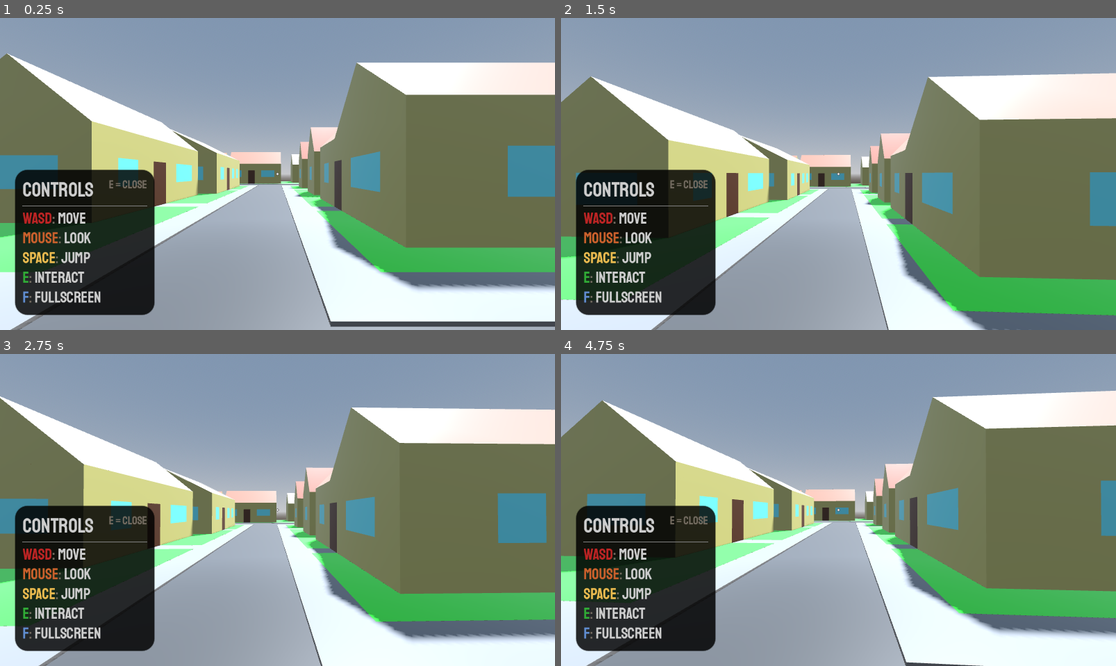
Above: before the commit, frames 1-4 (two rows, left to right).
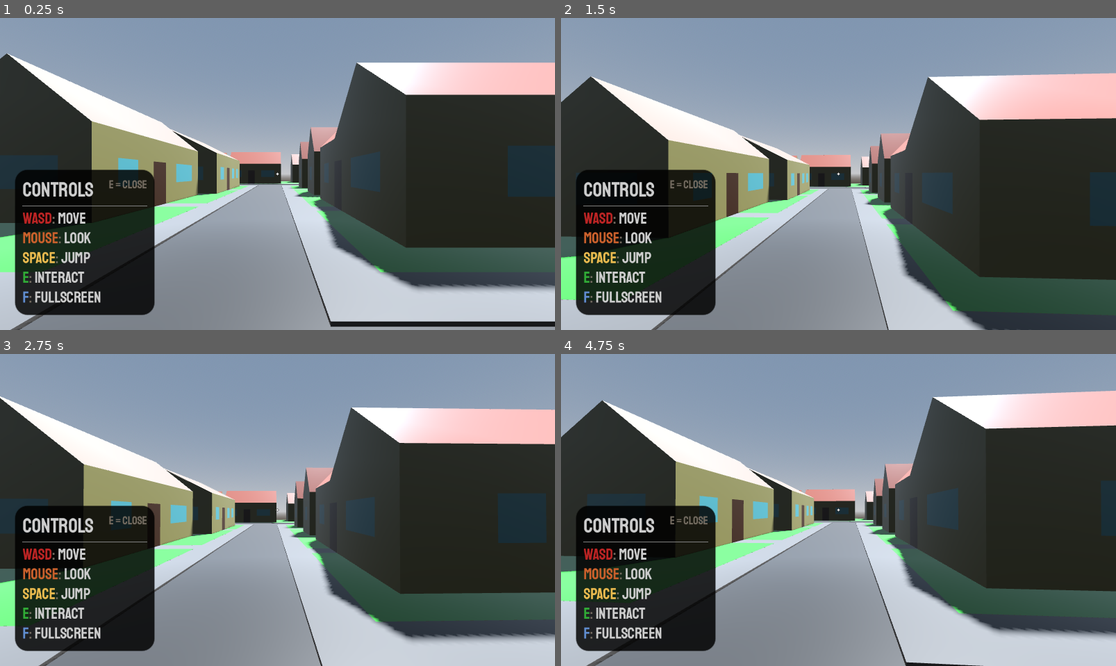
Above: after the commit, the same moments.

Repository: DrOtter3000/theconvention
Game: Godot game, scene res://Environment/level.tscn
The game is run twice, just before and just after one commit, with the same random seed, the same clock (stepped at 60 frames per second) and the same inputs.
Inputs (mouse positions are in pixels of both pictures, inside the frame that each line leads up to):
- Up to frame 1 (0.25 s): no input
- Up to frame 2 (1.5 s): tap Enter (ui_accept) at 0.5 s; move the mouse to (866, 174) at 0.52 s; hold Enter (ui_accept) 0.53-1.28 s; hold Up (ui_up) from 0.53 s (still down); tap Space (jump) at 0.77, 0.8, 1.07, 1.35 s; move the mouse to (810, 174) at 1.27 s
- Up to frame 3 (2.75 s): keep holding Up (ui_up); tap Space (jump) at 1.52, 1.82, 2.3 s; tap Enter (ui_accept) at 1.55 s; move the mouse to (288, 503) at 2.02 s; press the mouse at (288, 503) at 2.03 s
- Up to frame 4 (4.75 s): keep holding Up (ui_up); move the mouse to (832, 516) at 2.77 s; release the mouse at (832, 516) at 2.78 s; tap Enter (ui_accept) at 2.85, 4.55 s; tap Space (jump) at 3.02, 3.32, 3.77, 3.8, 4.07, 4.35, 4.52 s; move the mouse to (877, 513) at 3.52 s; hold Enter (ui_accept) 3.53-4.28 s; move the mouse to (794, 506) at 4.27 s

The runs differ from the first frame. In frame 1, 50% of the frame differs, in the area x 0-100%, y 11-100%; in frame 2, 48%; in frame 3, 49%; in frame 4, 50%.

Commit message:
add villager

Diff:
--- a/Environment/level.tscn
+++ b/Environment/level.tscn
@@ -13,6 +13,7 @@
 [sub_resource type="Environment" id="Environment_l1sbo"]
 background_mode = 2
 sky = SubResource("Sky_cqqgn")
+ambient_light_sky_contribution = 0.1
 tonemap_mode = 2
 
 [node name="Level" type="Node3D"]
--- /dev/null
+++ b/NPC/villager.gd
@@ -0,0 +1,28 @@
+extends CharacterBody3D
+
+
+const SPEED = 5.0
+const JUMP_VELOCITY = 4.5
+
+
+func _physics_process(delta: float) -> void:
+	# Add the gravity.
+	if not is_on_floor():
+		velocity += get_gravity() * delta
+
+	# Handle jump.
+	if Input.is_action_just_pressed("ui_accept") and is_on_floor():
+		velocity.y = JUMP_VELOCITY
+
+	# Get the input direction and handle the movement/deceleration.
+	# As good practice, you should replace UI actions with custom gameplay actions.
+	var input_dir := Input.get_vector("ui_left", "ui_right", "ui_up", "ui_down")
+	var direction := (transform.basis * Vector3(input_dir.x, 0, input_dir.y)).normalized()
+	if direction:
+		velocity.x = direction.x * SPEED
+		velocity.z = direction.z * SPEED
+	else:
+		velocity.x = move_toward(velocity.x, 0, SPEED)
+		velocity.z = move_toward(velocity.z, 0, SPEED)
+
+	move_and_slide()
--- /dev/null
+++ b/NPC/villager.tscn
@@ -0,0 +1,20 @@
+[gd_scene load_steps=4 format=3 uid="uid://cavub642ldx7s"]
+
+[ext_resource type="Script" path="res://NPC/villager.gd" id="1_kaqef"]
+
+[sub_resource type="CapsuleShape3D" id="CapsuleShape3D_c4dse"]
+radius = 0.3
+
+[sub_resource type="CapsuleMesh" id="CapsuleMesh_rimai"]
+radius = 0.3
+
+[node name="Villager" type="CharacterBody3D"]
+script = ExtResource("1_kaqef")
+
+[node name="CollisionShape3D" type="CollisionShape3D" parent="."]
+transform = Transform3D(1, 0, 0, 0, 1, 0, 0, 0, 1, 0, 1, 0)
+shape = SubResource("CapsuleShape3D_c4dse")
+
+[node name="MeshInstance3D" type="MeshInstance3D" parent="."]
+transform = Transform3D(1, 0, 0, 0, 1, 0, 0, 0, 1, 0, 1, 0)
+mesh = SubResource("CapsuleMesh_rimai")
